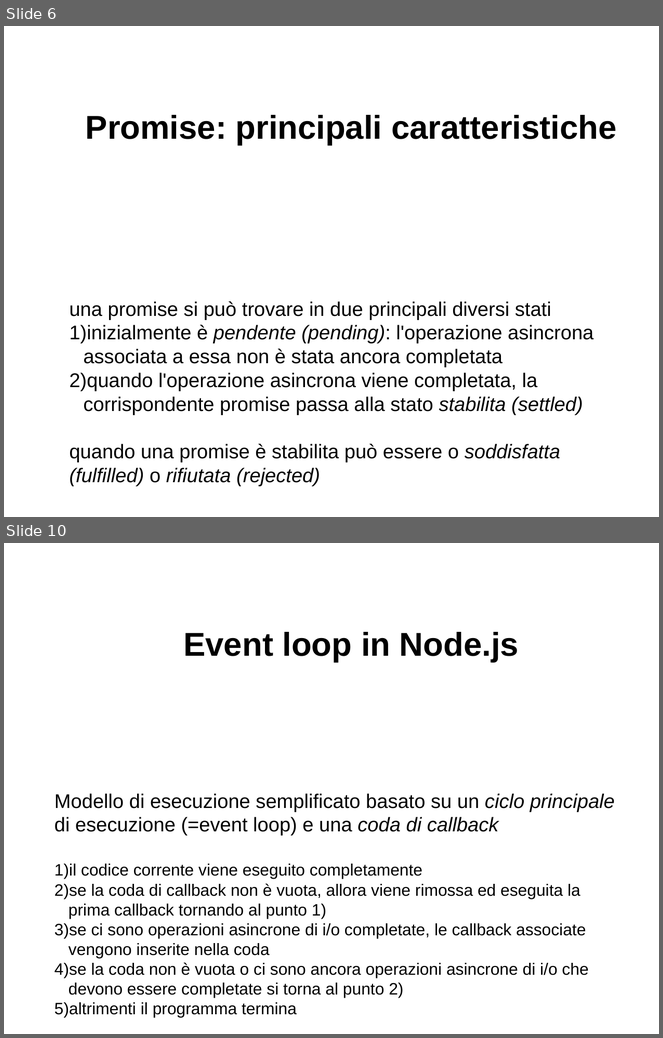
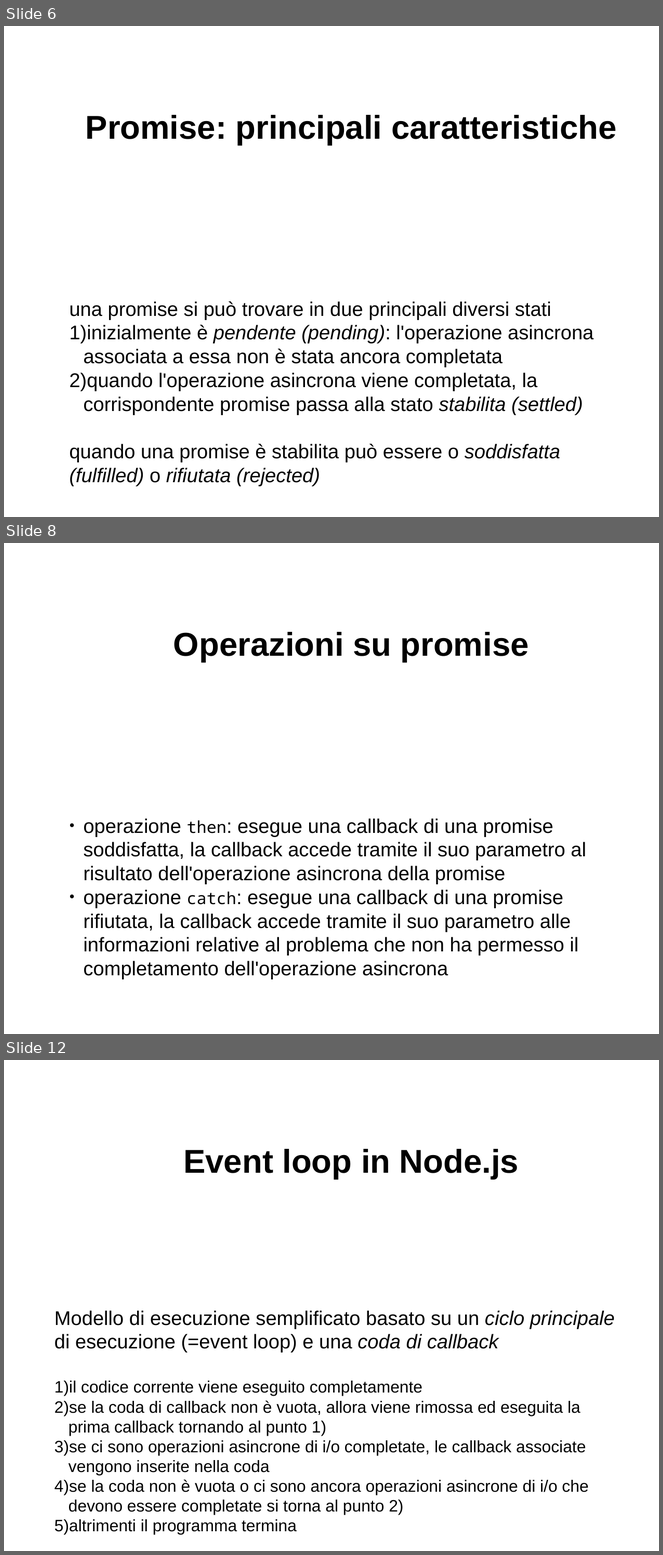
Before and after one commit to davideancona/minicorsiRAISE, a slide deck: iot/NodeJs2.odp. Shown one above the other, each under a label of ours: slides 6 and 10 before the commit, slides 6, 8 and 12 after it; the slides between them are not shown. The pictures are 663x1038 and 663x1555 pixels, drawn with LibreOffice and Linux fonts; fonts in the diff are those of the drawing. Boxes give left, top, right and bottom in pixels: in the first picture for what was removed or moved away, otherwise in the second. Text is boxed around its words. In the diff, an @@ line names an element or a change of style, - is before the commit and + after.

```diff
--- a/iot/NodeJs2.odp
+++ b/iot/NodeJs2.odp
@@ slide 8 added at <box>4,543,659,1034</box>, background #FFFFFF @@
@@ text added at <box>174,632,529,662</box>, 40 pt, text #000000, bold @@
+Operazioni su promise
@@ text added at <box>84,819,586,980</box>, 24 pt, text #000000 @@
+● operazione then: esegue una callback di una promise soddisfatta, la callback accede tramite il suo parametro al risultato dell'operazione asincrona della promise
+● operazione catch: esegue una callback di una promise rifiutata, la callback accede tramite il suo parametro alle informazioni relative al problema che non ha permesso il completamento dell'operazione asincrona
@@ what was slide 10 is now slide 12 @@
```
Also in this commit, not shown: 2 slides changed, 3 other slides added, 2 slides removed, 2 other files.
